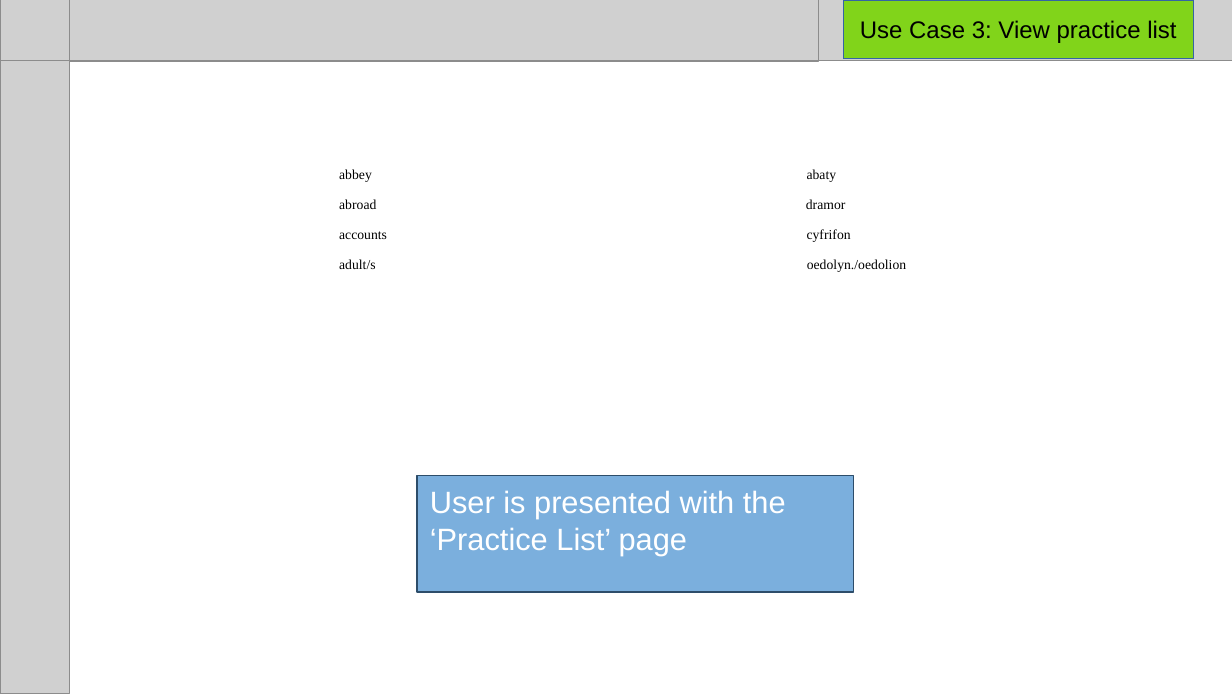
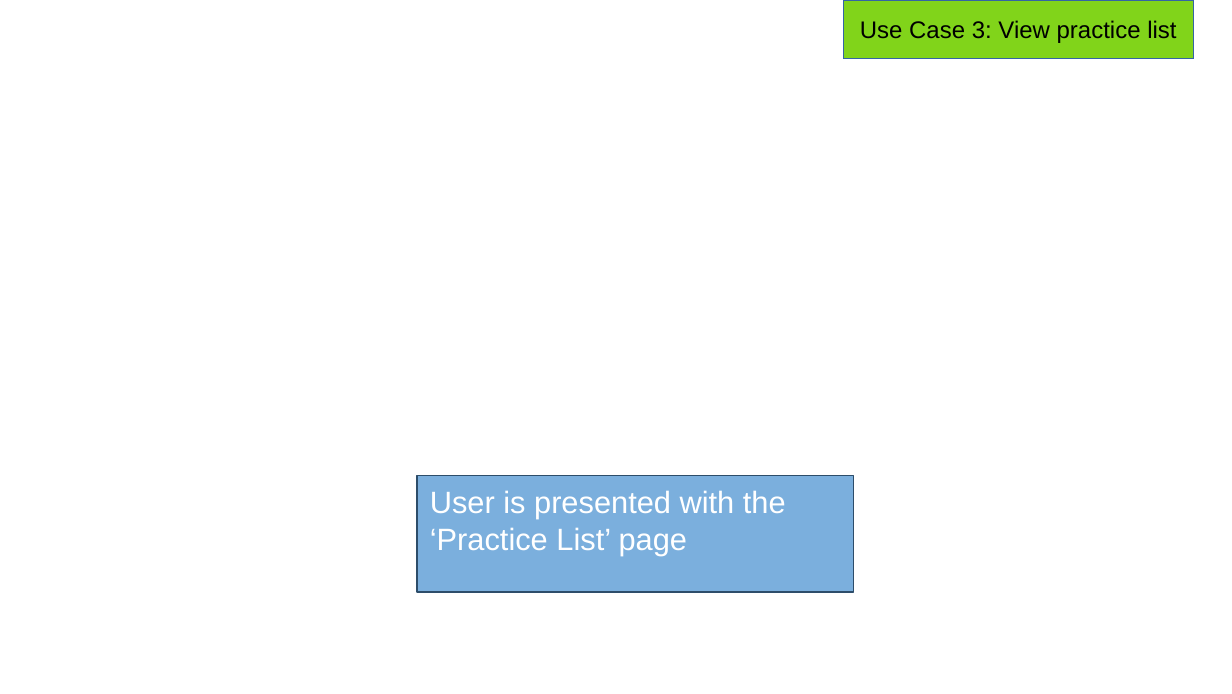
Before and after one commit to SaltyW123/gp20, a slide deck: slide 11 of dev/20200504/ncw/Nathaniel Watts/UISpec Presentation/UISpecPresGroup20.pptx. Drawn at 1232x694 pixels with LibreOffice and Linux fonts; fonts in the diff are those of the drawing; grey boxes stand for pictures; background and template pictures are left out. Boxes give left, top, right and bottom in pixels: in the first picture for what was removed or moved away, otherwise in the second. Text is boxed around its words. In the diff, an @@ line names an element or a change of style, - is before the commit and + after.

```diff
--- a/dev/20200504/ncw/Nathaniel Watts/UISpec Presentation/UISpecPresGroup20.pptx
+++ b/dev/20200504/ncw/Nathaniel Watts/UISpec Presentation/UISpecPresGroup20.pptx
@@ picture removed at <box>0,0,69,694</box> @@
@@ picture removed at <box>0,0,1232,60</box> @@
@@ picture removed at <box>1,0,1232,60</box> @@
@@ picture removed at <box>69,0,818,60</box> @@
@@ text removed at <box>339,169,372,182</box> @@
-abbey
@@ text removed at <box>807,169,837,182</box> @@
-abaty
@@ text removed at <box>339,199,376,209</box> @@
-abroad
@@ text removed at <box>806,199,846,209</box> @@
-dramor
@@ text removed at <box>339,231,387,239</box> @@
-accounts
@@ text removed at <box>807,229,851,242</box> @@
-cyfrifon
@@ text removed at <box>339,259,376,269</box> @@
-adult/s
@@ text removed at <box>807,259,906,272</box> @@
-oedolyn./oedolion
```
Also in this commit, not shown: 21 other slides changed.
